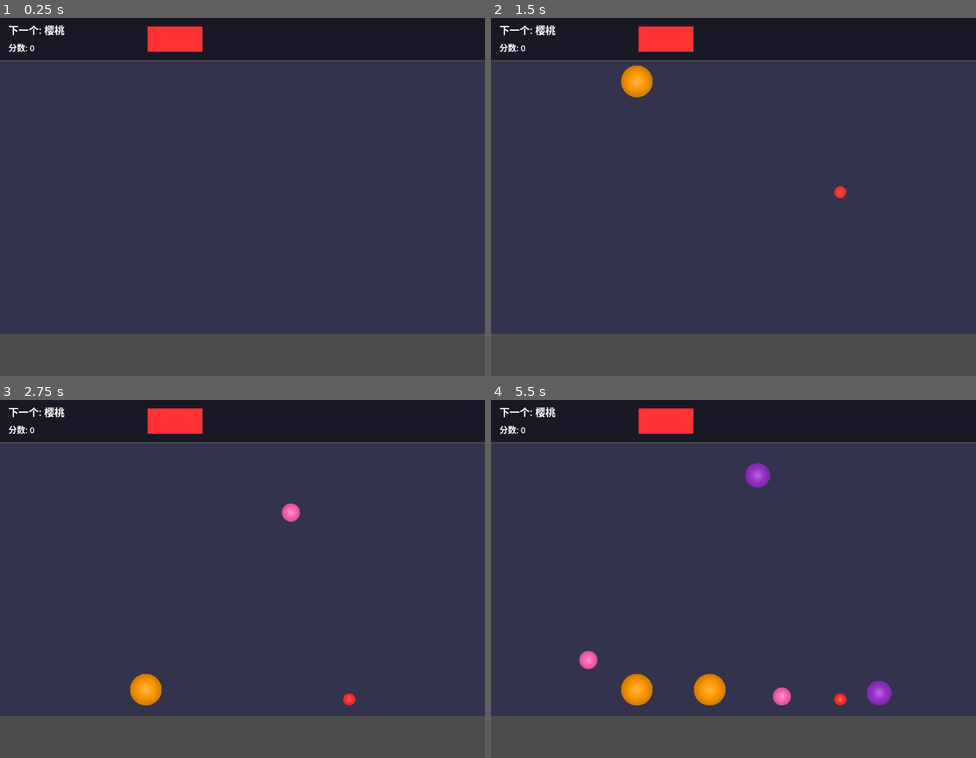
Above: before the commit, frames 1-4 (two rows, left to right).
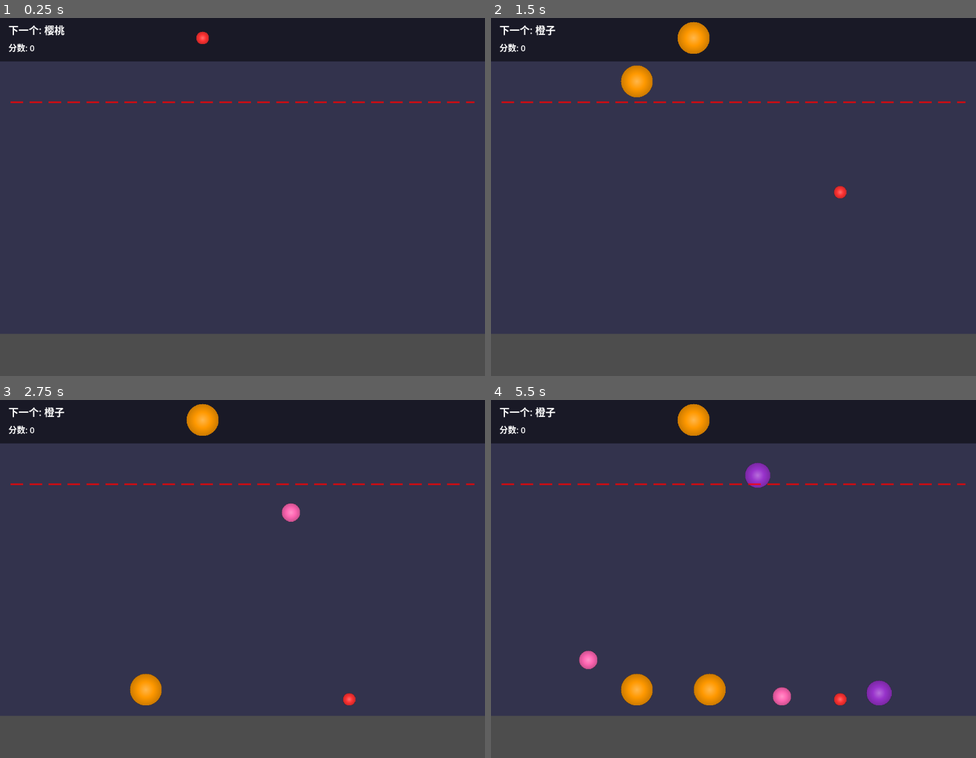
Above: after the commit, the same moments.

Repository: atom32/syn_melon
Game: Godot game, scene res://scenes/Main.tscn
Two runs of this game, one before a commit and one after it. Both use one fixed random seed, a clock stepped at 60 frames per second and the inputs below.
Inputs (mouse positions are in pixels of both pictures, inside the frame that each line leads up to):
- Up to frame 1 (0.25 s): no input
- Up to frame 2 (1.5 s): tap Enter at 0.5 s; move the mouse to (840, 179) at 0.52 s; click (840, 179) at 0.67 s; move the mouse to (636, 214) at 1.27 s; click (636, 214) at 1.42 s
- Up to frame 3 (2.75 s): move the mouse to (291, 500) at 2.02 s; click (291, 500) at 2.17 s
- Up to frame 4 (5.5 s): move the mouse to (709, 650) at 2.77 s; click (709, 650) at 2.92 s; move the mouse to (879, 632) at 3.52 s; click (879, 632) at 3.67 s; move the mouse to (588, 525) at 4.27 s; click (588, 525) at 4.42 s; move the mouse to (757, 579) at 5.02 s; click (757, 579) at 5.17 s

The runs differ from the first frame. In frame 1, 1.6% of the frame differs, in the area x 0-100%, y 2-24%; in frame 2, 1.9%, in the area x 0-100%, y 1-24%; in frame 3, 1.9%; in frame 4, 1.9%.

Commit message:
feat: improve UI preview and warning line visualization
- Display actual fruit preview in UI (same size and appearance as in-game)
- Fix next fruit preview not updating after launch
- Add visible dashed warning line (red, 30px dashes with 15px gaps)
- Exclude preview fruits (frozen state) from warning line detection
- Expand UI background to accommodate larger fruit preview

Co-Authored-By: Claude Sonnet 4.6 <noreply@anthropic.com>

Diff:
--- a/scenes/Main.tscn
+++ b/scenes/Main.tscn
@@ -15,19 +15,19 @@
 [sub_resource type="RectangleShape2D" id="RectangleShape2D_ground"]
 size = Vector2(1200, 50)
 
-[node name="Main" type="Node2D"]
+[node name="Main" type="Node2D" unique_id=1376790439]
 script = ExtResource("1_main")
 
-[node name="CooldownTimer" type="Timer" parent="."]
+[node name="CooldownTimer" type="Timer" parent="." unique_id=1517819334]
 wait_time = 0.5
 one_shot = true
 
-[node name="UIBackground" type="ColorRect" parent="."]
+[node name="UIBackground" type="ColorRect" parent="." unique_id=2066795314]
 offset_right = 1150.0
-offset_bottom = 100.0
+offset_bottom = 300.0
 color = Color(0.1, 0.1, 0.15, 1)
 
-[node name="NextLabel" type="Label" parent="UIBackground"]
+[node name="NextLabel" type="Label" parent="UIBackground" unique_id=1932855357]
 layout_mode = 0
 offset_left = 20.0
 offset_top = 10.0
@@ -36,7 +36,7 @@
 theme_override_font_sizes/font_size = 24
 text = "下一个: 樱桃"
 
-[node name="ScoreLabel" type="Label" parent="UIBackground"]
+[node name="ScoreLabel" type="Label" parent="UIBackground" unique_id=1214315272]
 layout_mode = 0
 offset_left = 20.0
 offset_top = 55.0
@@ -45,63 +45,50 @@
 theme_override_font_sizes/font_size = 20
 text = "分数: 0"
 
-[node name="PreviewContainer" type="Control" parent="UIBackground"]
+[node name="PreviewContainer" type="Control" parent="UIBackground" unique_id=1822015116]
 anchors_preset = 0
 offset_left = 350.0
-offset_top = 20.0
-offset_right = 480.0
-offset_bottom = 80.0
+offset_top = -88.0
+offset_right = 610.0
+offset_bottom = 182.0
 
-[node name="Preview" type="ColorRect" parent="UIBackground/PreviewContainer"]
-layout_mode = 0
-offset_right = 130.0
-offset_bottom = 60.0
-color = Color(1, 0.2, 0.2, 1)
-
-[node name="WarningLine" type="Area2D" parent="."]
+[node name="WarningLine" type="Area2D" parent="." unique_id=128082908]
 position = Vector2(575, 200)
 script = ExtResource("2_warning")
 
-[node name="CollisionShape2D" type="CollisionShape2D" parent="WarningLine"]
+[node name="CollisionShape2D" type="CollisionShape2D" parent="WarningLine" unique_id=1575481702]
 shape = SubResource("RectangleShape2D_warning")
 
-[node name="WarningVisual" type="ColorRect" parent="WarningLine"]
-offset_left = -550.0
-offset_top = -15.0
-offset_right = 550.0
-offset_bottom = 15.0
-color = Color(1, 0, 0, 0.3)
-
-[node name="Ceiling" type="StaticBody2D" parent="."]
+[node name="Ceiling" type="StaticBody2D" parent="." unique_id=1487805239]
 position = Vector2(575, 75)
 collision_mask = 0
 
-[node name="CollisionShape2D" type="CollisionShape2D" parent="Ceiling"]
+[node name="CollisionShape2D" type="CollisionShape2D" parent="Ceiling" unique_id=1303117551]
 shape = SubResource("RectangleShape2D_ceiling")
 
-[node name="LeftWall" type="StaticBody2D" parent="."]
+[node name="LeftWall" type="StaticBody2D" parent="." unique_id=600135904]
 position = Vector2(0, 450)
 collision_mask = 0
 
-[node name="CollisionShape2D" type="CollisionShape2D" parent="LeftWall"]
+[node name="CollisionShape2D" type="CollisionShape2D" parent="LeftWall" unique_id=1650827705]
 shape = SubResource("RectangleShape2D_wall")
 
-[node name="RightWall" type="StaticBody2D" parent="."]
+[node name="RightWall" type="StaticBody2D" parent="." unique_id=1829616924]
 position = Vector2(1150, 450)
 collision_mask = 0
 
-[node name="CollisionShape2D" type="CollisionShape2D" parent="RightWall"]
+[node name="CollisionShape2D" type="CollisionShape2D" parent="RightWall" unique_id=1092074336]
 shape = SubResource("RectangleShape2D_wall")
 
-[node name="BackGround" type="StaticBody2D" parent="."]
+[node name="BackGround" type="StaticBody2D" parent="." unique_id=198111269]
 position = Vector2(575, 750)
 collision_mask = 0
 
-[node name="ColorRect" type="ColorRect" parent="BackGround"]
+[node name="ColorRect" type="ColorRect" parent="BackGround" unique_id=670147821]
 offset_left = -575.0
 offset_top = -647.0
 offset_right = 576.0
 color = Color(0.2, 0.2, 0.3, 1)
 
-[node name="CollisionShape2D" type="CollisionShape2D" parent="BackGround"]
+[node name="CollisionShape2D" type="CollisionShape2D" parent="BackGround" unique_id=748581474]
 shape = SubResource("RectangleShape2D_ground")
--- a/scripts/Main.gd
+++ b/scripts/Main.gd
@@ -15,11 +15,17 @@
 # UI 引用
 @onready var ui_label_next: Label = $UIBackground/NextLabel
 @onready var ui_label_score: Label = $UIBackground/ScoreLabel
-@onready var ui_preview: ColorRect = $UIBackground/PreviewContainer/Preview
+@onready var ui_preview_container: Control = $UIBackground/PreviewContainer
 @onready var cooldown_timer: Timer = $CooldownTimer
 
 # 当前预览水果（跟随鼠标）
 var _preview_fruit: Fruit = null
+
+# UI 预览水果（固定在 UI 上）
+var _ui_preview_fruit: Fruit = null
+
+# 水果场景引用
+var _fruit_scene: PackedScene = preload("res://scenes/Fruit.tscn")
 
 # 是否可以发射
 var _can_spawn: bool = true
@@ -126,6 +132,9 @@
 	_can_spawn = false
 	cooldown_timer.start()
 
+	# 更新 UI 显示下一个水果
+	_update_ui()
+
 	print("Main.gd: 发射水果，开始冷却")
 
 
@@ -165,7 +174,16 @@
 	var fruit_names: Array = ["樱桃", "草莓", "葡萄", "橙子", "柿子", "桃子", "菠萝", "椰子", "半个西瓜", "大西瓜", "超级大西瓜"]
 	ui_label_next.text = "下一个: %s" % fruit_names[next_level]
 
-	# 更新预览颜色
-	var config: Dictionary = Fruit.FRUIT_CONFIG
-	var color: Color = config[next_level]["color"]
-	ui_preview.color = color
+	# 更新 UI 预览水果
+	if _ui_preview_fruit and is_instance_valid(_ui_preview_fruit):
+		_ui_preview_fruit.queue_free()
+
+	_ui_preview_fruit = _fruit_scene.instantiate()
+	_ui_preview_fruit.level = next_level
+	_ui_preview_fruit.freeze = true
+
+	# 将水果放置在容器中心
+	var container_size = ui_preview_container.size
+	_ui_preview_fruit.position = Vector2(container_size.x / 2, container_size.y / 2)
+
+	ui_preview_container.add_child(_ui_preview_fruit)
--- a/scripts/WarningLine.gd
+++ b/scripts/WarningLine.gd
@@ -24,6 +24,9 @@
 	# 监控区域
 	area_entered.connect(_on_area_entered)
 	area_exited.connect(_on_area_exited)
+
+	# 设置虚线样式
+	_setup_dashed_line()
 
 	print("警戒线：初始化完成")
 	print("警戒线：position =", position)
@@ -32,6 +35,38 @@
 	print("警戒线：monitoring =", monitoring)
 
 
+## 设置虚线样式（创建多个 ColorRect 节点）
+func _setup_dashed_line() -> void:
+	# 虚线参数
+	var dash_length = 30.0   # 实线长度
+	var gap_length = 15.0   # 间隙长度
+	var start_x = -550.0
+	var end_x = 550.0
+	var y = -2.0  # 让线居中（线宽4，所以偏移2）
+	var line_height = 4.0
+	var line_color = Color(1, 0, 0, 0.8)
+
+	var current_x = start_x
+	var segment_index = 0
+
+	while current_x < end_x:
+		var segment_end = min(current_x + dash_length, end_x)
+
+		# 为每个实线段创建一个 ColorRect 节点
+		var rect = ColorRect.new()
+		rect.name = "DashSegment_%d" % segment_index
+		rect.position = Vector2(current_x, y)
+		rect.size = Vector2(segment_end - current_x, line_height)
+		rect.color = line_color
+		rect.z_index = 100  # 确保显示在最前面
+		add_child(rect)
+
+		current_x = segment_end + gap_length
+		segment_index += 1
+
+	print("警戒线：创建了 %d 个虚线段" % segment_index)
+
+
 ## 水果进入警戒区域
 func _on_area_entered(area: Area2D) -> void:
 	print("警戒线：检测到 Area2D 进入")
@@ -42,11 +77,16 @@
 		print("警戒线：不是水果的探测器，忽略")
 		return
 
-	print("警戒线：检测到水果等级 %d，冷却时间: %.2f" % [fruit.level, fruit._spawn_cooldown])
+	print("警戒线：检测到水果等级 %d，冷却时间: %.2f, freeze: %s" % [fruit.level, fruit._spawn_cooldown, fruit.freeze])
 
 	# 检查是否在冷却期内
 	if fruit._spawn_cooldown > SPAWN_COOLDOWN:
 		print("警戒线：水果在冷却期内，忽略")
+		return
+
+	# 检查是否是预览状态（被 freeze 的水果是预览水果）
+	if fruit.freeze:
+		print("警戒线：预览水果，忽略")
 		return
 
 	# 如果已经在追踪中，重置计时器
@@ -119,6 +159,12 @@
 			fruits_to_remove.append(fruit)
 			continue
 
+		# 检查是否变成预览状态（被 freeze 的水果）
+		if fruit.freeze:
+			fruits_to_remove.append(fruit)
+			print("警戒线：水果变成预览状态，停止追踪")
+			continue
+
 		# 计算停留时间
 		var entry_time = _detected_fruits[fruit]
 		var elapsed = _calculate_elapsed_time(entry_time, current_time)
